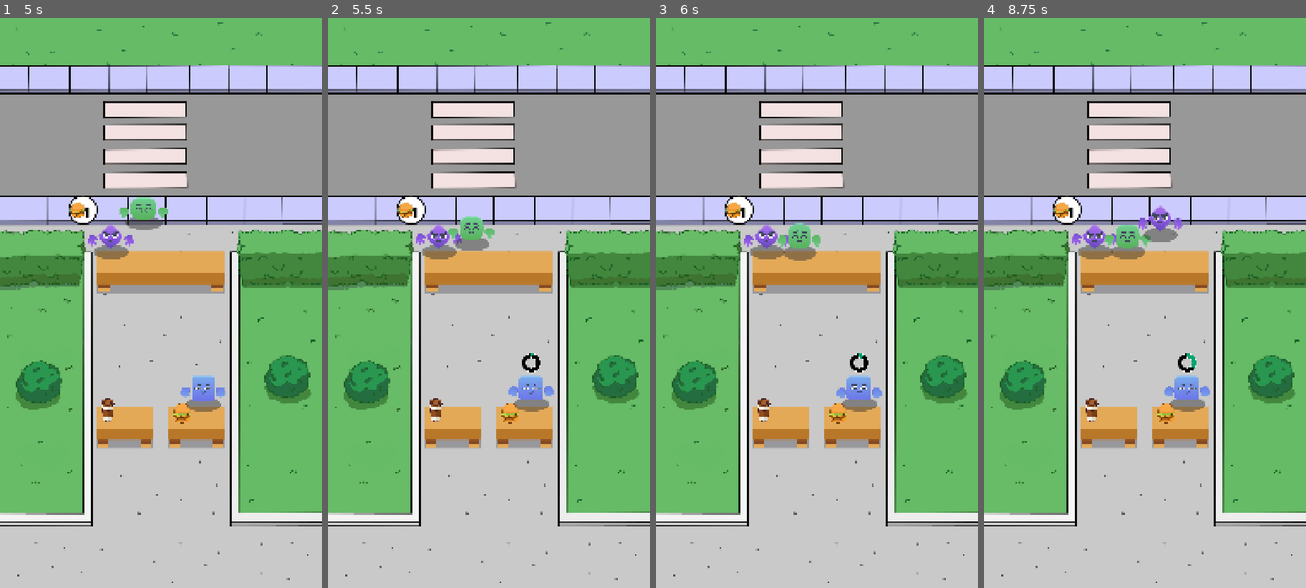
Above: before the commit, frames 1-4 (left to right).
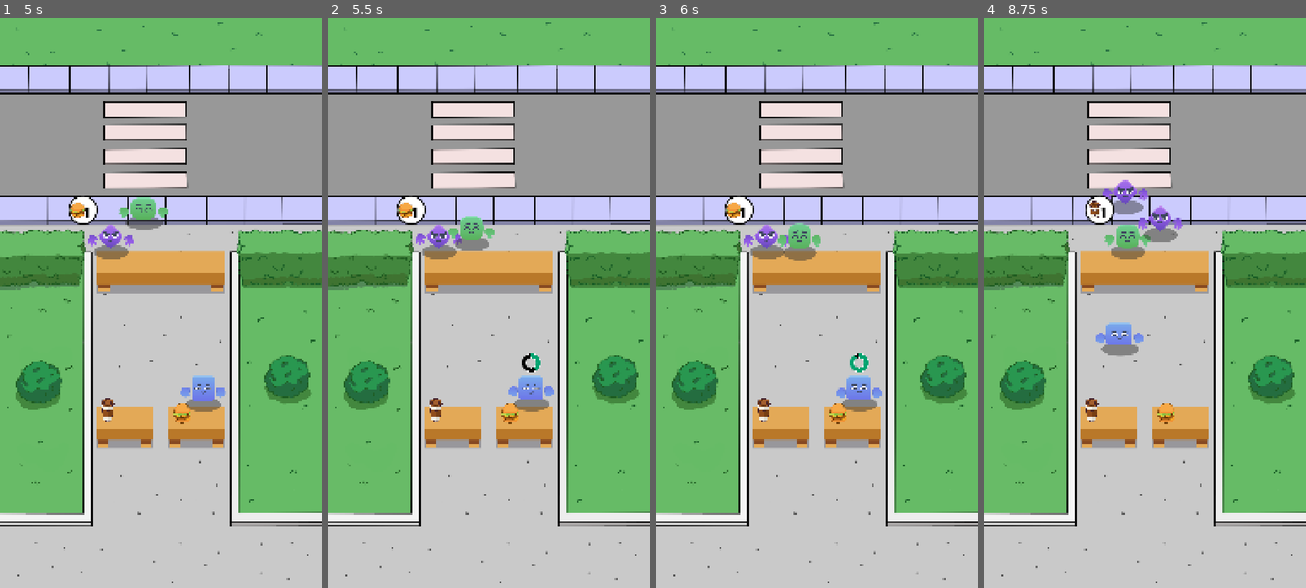
Above: after the commit, the same moments.

Repository: Thioalejo/IdleTycoon
Game: Godot game, scene res://scenes/game/game.tscn
Same seed, same stepped clock (60 frames per second), same inputs: the game is played once before the commit and once after it.
Inputs:
- Up to frame 1 (5 s): no input
- Up to frame 2 (5.5 s): no input
- Up to frame 3 (6 s): no input
- Up to frame 4 (8.75 s): no input

Frame 1 is identical in both runs. In frame 2, less than 0.1% of the frame differs, in the area x 63-66%, y 59-62%; in frame 3, less than 0.1%; in frame 4, 3.0%, in the area x 21-71%, y 28-70%.

Commit message:
Se implementa el completar los pedidos, entregar e ir a otro cliente y que cuando este libre el espacio ingrese un cliente nuevo

Diff:
--- a/autoloads/game_manager.gd
+++ b/autoloads/game_manager.gd
@@ -1,12 +1,14 @@
 extends Node
 
 signal _on_customer_request(customer: Customer)
+signal on_customer_order_completed(customer: Customer)
 
 @export var coffee: Item
 @export var burger: Item
 
 var coffe_counter_pos := Vector2(425,1250)
 var burger_counter_pos := Vector2(680,1250)
+var current_coins: int
 
 func get_random_item()-> Item:
 	var items: Array = [coffee, burger]
--- a/data/item_burger.tres
+++ b/data/item_burger.tres
@@ -8,7 +8,7 @@
 id = ""
 type = 1
 sprite = ExtResource("2_72abt")
-cook_time = 10.0
+cook_time = 1.0
 cook_time_reduce_perc = 0.5
 upgrade_cost = 4.0
 upgrade_multi = 1.3
--- a/data/item_coffe.tres
+++ b/data/item_coffe.tres
@@ -8,7 +8,7 @@
 id = "Coffe"
 type = 0
 sprite = ExtResource("2_4i07b")
-cook_time = 6.0
+cook_time = 1.0
 cook_time_reduce_perc = 0.8
 upgrade_cost = 3.0
 upgrade_multi = 1.3
--- a/scenes/cashier/cashier.gd
+++ b/scenes/cashier/cashier.gd
@@ -2,6 +2,7 @@
 
 class_name Cashier
 
+signal on_order_completed(cashier: Cashier)
 @export var move_speed := 50.0
 
 @onready var animation_player: AnimationPlayer = $AnimationPlayer
@@ -52,7 +53,18 @@
 
 
 func deliver_order() -> void:
-	print("Cook Completed")
+	#print("Cook Completed")
+	move_to_customer()
+	await get_tree().create_timer(1.1).timeout
+	current_customer.receive_order()
+	GameManager.current_coins += item_request.profit
+
+	if not current_customer.current_order_status <= 0:
+		move_to_item_position()
+	else:
+		animation_player.play("idle_animation")
+		current_customer = null
+		on_order_completed.emit(self)
 
 #noc conectamos por medio del metodo creado on_cook_complete, para
 #llamar el ocultar del cook_bar y resetear el valor
--- a/scenes/customer/customer.gd
+++ b/scenes/customer/customer.gd
@@ -19,6 +19,11 @@
 var counter_pos: Vector2
 #Para validar si cliente ya esta siendo atendido
 var being_served: bool
+#para decir que el cliente llego a la posicon del counter y esta esperando ser atentido
+var waiting_order: bool
+
+func _process(delta: float) -> void:
+	item_label.text = str(current_order_status)
 
 func init_custmer(item: Item, quantity: int) -> void:
 		request_item = item
@@ -37,6 +42,27 @@
 	item_img.texture = request_item.sprite
 	item_label.text = str(request_quantity)
 
+func receive_order() -> void:
+	current_order_status -= 1
+	if current_order_status <=0:
+		order_completed()
+
+func order_completed() -> void:
+	item_box.hide()
+	waiting_order = false
+
+	#para que el cliente regrese arriba
+	var counter_top_pos = counter_pos.y - 150
+
+	#para que se mueva a la derecha nuevamente.
+	var tween := create_tween()
+	tween.tween_property(self, "position", Vector2(counter_pos.x, counter_top_pos), 1.0)
+	tween.tween_interval(0.2)
+	tween.tween_property(self, "position", Vector2(counter_pos.x+800, counter_top_pos), 3.0)
+	tween.tween_interval(0.2)
+	tween.finished.connect(func ():
+		GameManager.on_customer_order_completed.emit(self)
+	)
 
 func play_move_anim() -> void:
 	animation_player.play("move_animation")
@@ -52,5 +78,6 @@
 	tween.finished.connect(
 		func():
 			animation_player.play("idle_animation")
+			waiting_order = true
 			GameManager._on_customer_request.emit(self)
 			)
--- a/scenes/customer/customer.tscn
+++ b/scenes/customer/customer.tscn
@@ -67,6 +67,3 @@
 offset_bottom = 81.0
 text = "3"
 label_settings = SubResource("LabelSettings_lu5oa")
-
-[node name="CookBar" parent="." index="3"]
-visible = false
--- a/scenes/manager/cashier_manager.gd
+++ b/scenes/manager/cashier_manager.gd
@@ -4,6 +4,7 @@
 
 @export var cashier_scene: PackedScene
 @export var spawn_pos: Marker2D
+@onready var counter_manager: CounterManager = %CounterManager
 
 var cashier_list: Array[Cashier] = []
 
@@ -13,6 +14,7 @@
 
 func add_cashier() -> void:
 	var new_cashier: Cashier = cashier_scene.instantiate()
+	new_cashier.on_order_completed.connect(_on_order_completed)
 	add_child(new_cashier)
 	new_cashier.position = spawn_pos.position
 	cashier_list.append(new_cashier)
@@ -29,3 +31,10 @@
 	if random_cashier:
 		random_cashier.set_customer(customer)
 		random_cashier.take_order()
+
+
+func _on_order_completed(cashier: Cashier)->void:
+	var free_customer : Customer = counter_manager.get_first_available_custome()
+	if free_customer:
+		cashier.set_customer(free_customer)
+		cashier.take_order()
--- a/scenes/manager/counter_manager.gd
+++ b/scenes/manager/counter_manager.gd
@@ -10,6 +10,9 @@
 	2: null,
 	3: null,
 }
+
+func _ready() -> void:
+	GameManager.on_customer_order_completed.connect(_on_customer_order_completed)
 
 func get_free_index() -> int:
 	for key in counter:
@@ -25,9 +28,18 @@
 	var free_counter_pos: Vector2 = counter_positions[index].position
 	customer.counter_pos = free_counter_pos
 
-# Called when the node enters the scene tree for the first time.
-func _ready() -> void:
-	pass # Replace with function body.
+func get_first_available_custome()-> Customer:
+	for customer: Customer in counter.values():
+		if customer !=  null:
+			if customer.waiting_order and not customer.being_served:
+				return customer
+	return null
+
+
+func _on_customer_order_completed(customer: Customer)-> void:
+	for x: int in counter:
+		if counter[x] == customer:
+			counter[x] = null
 
 
 # Called every frame. 'delta' is the elapsed time since the previous frame.
